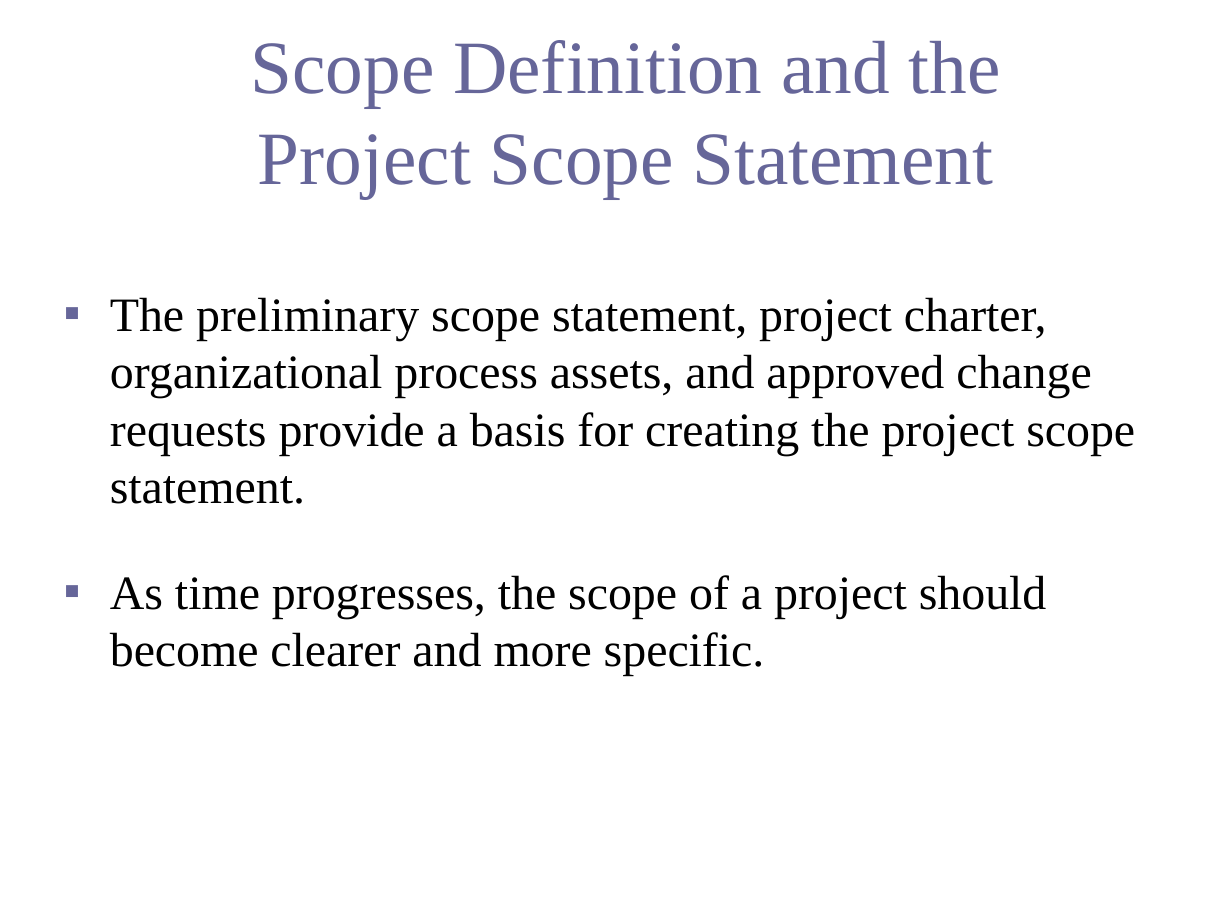
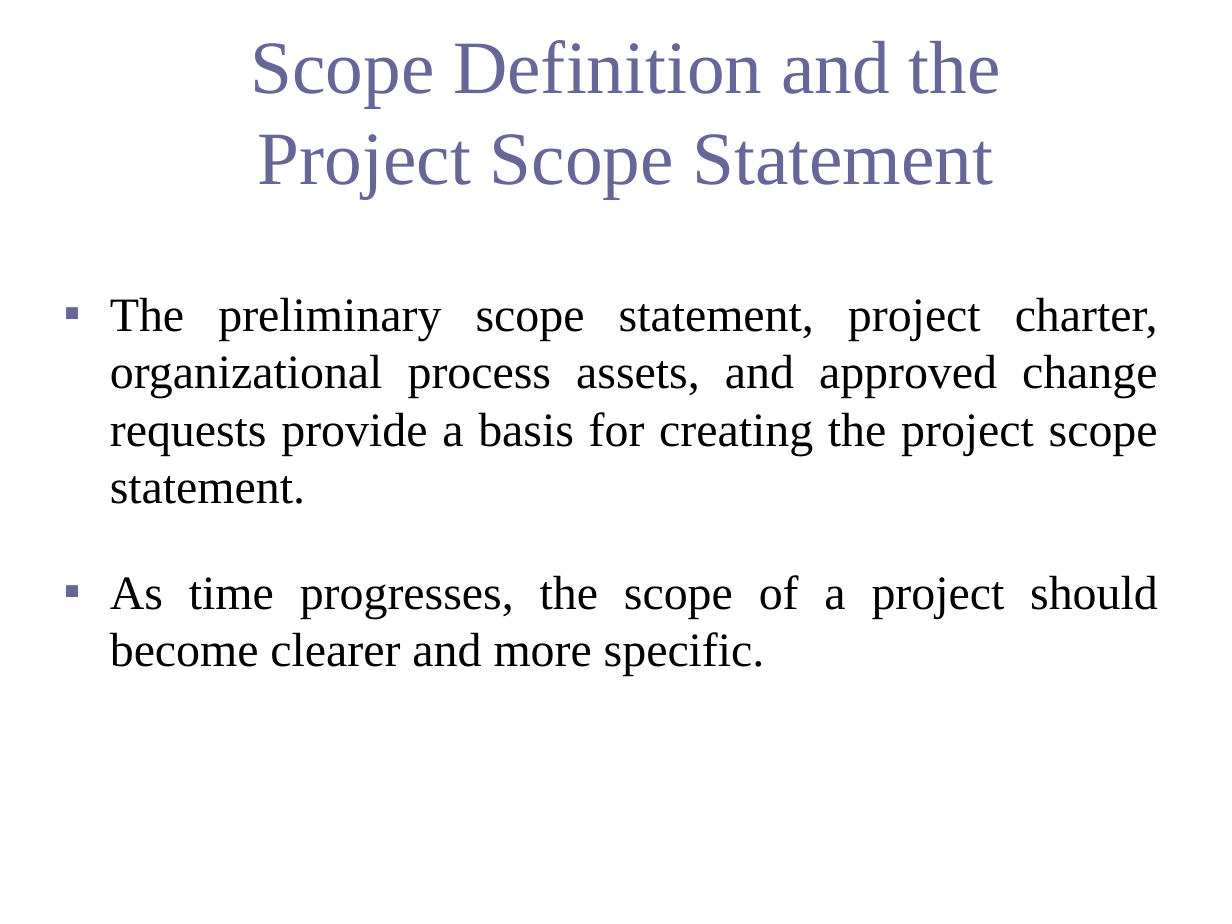
Before and after one commit to ahmedbilal7891/MSCS-2nd-Semester, a slide deck: slide 7 of BM-727_Project Management/BooksAndNotes/PM 4- Project Scope Mgt.pptx. Drawn at 1232x924 pixels with LibreOffice and Linux fonts; fonts in the diff are those of the drawing. Boxes give left, top, right and bottom in pixels: in the first picture for what was removed or moved away, otherwise in the second. Text is boxed around its words. In the diff, an @@ line names an element or a change of style, - is before the commit and + after.

```diff
--- a/BM-727_Project Management/BooksAndNotes/PM 4- Project Scope Mgt.pptx
+++ b/BM-727_Project Management/BooksAndNotes/PM 4- Project Scope Mgt.pptx
@@ text "The preliminary scope statement, project ..." at <box>110,297,1158,676</box>: alignment left to justified @@
```
Also in this commit, not shown: 3 other slides changed, 12 other files.
